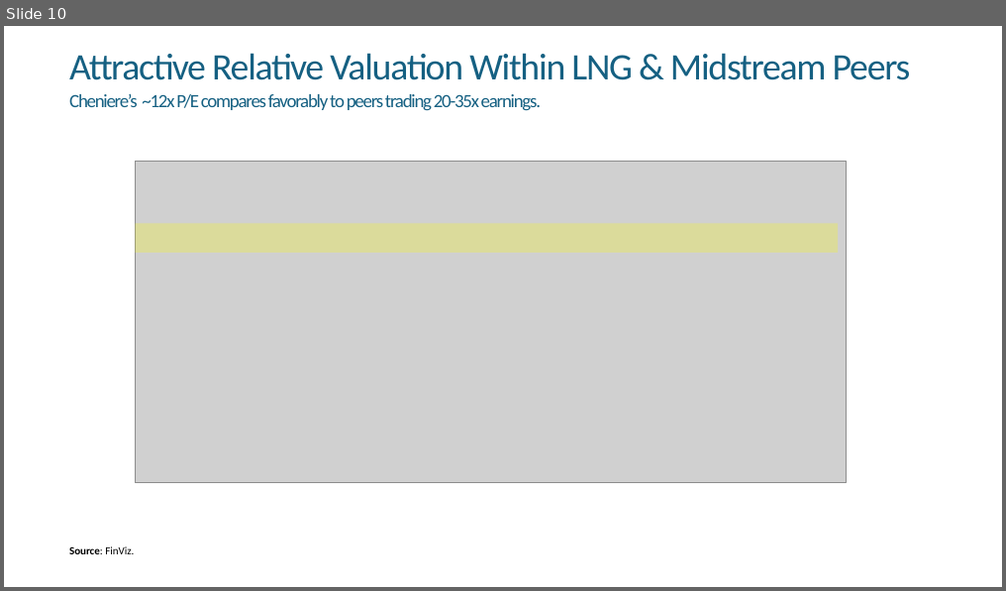
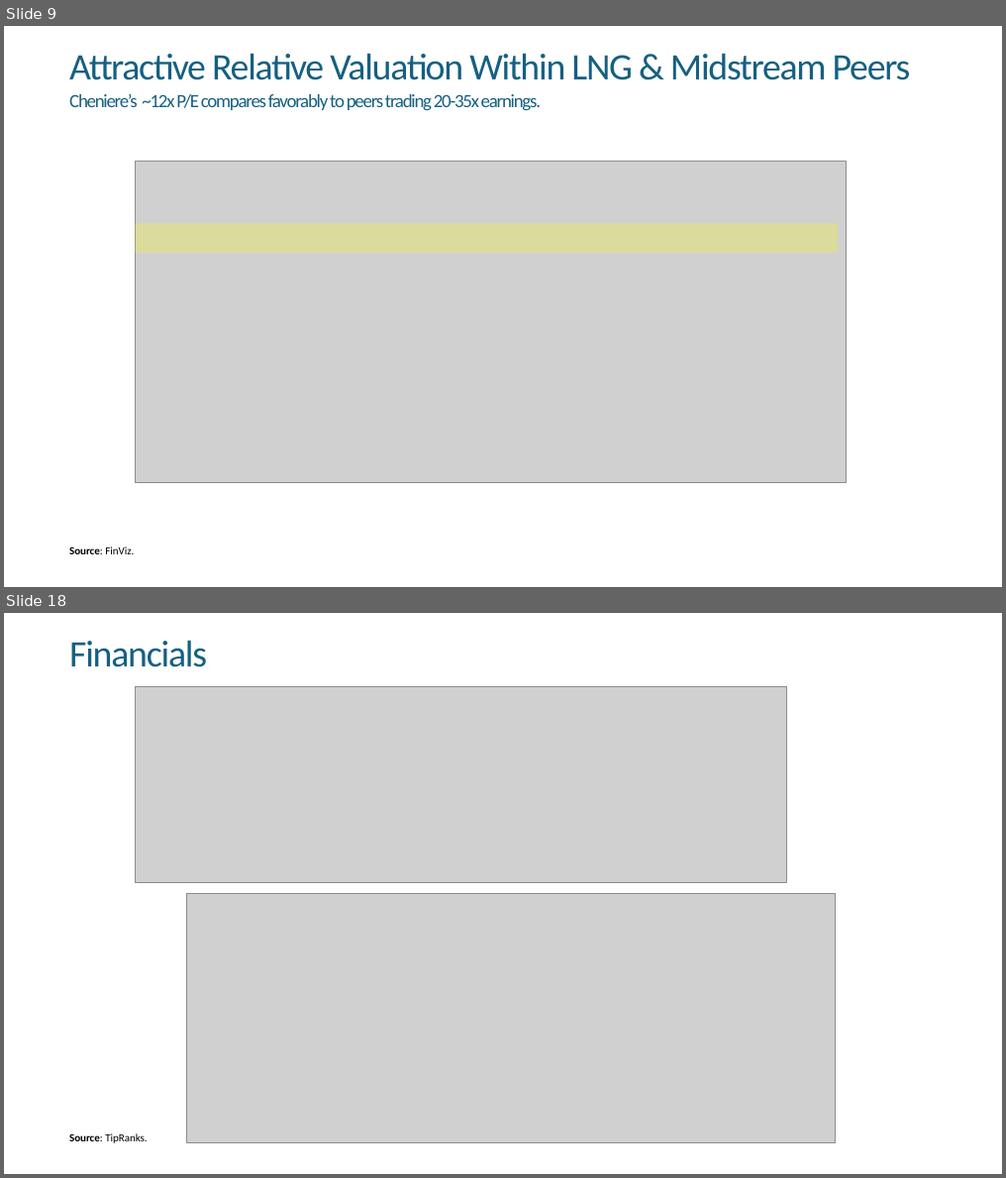
Before and after one commit to aleiva00/phoenix_stockpitch, a slide deck: Phoenix_StockPitch.pptx. Shown one above the other, each under a label of ours: slide 10 before the commit, slides 9 and 18 after it; the slides between them are not shown. The pictures are 1006x591 and 1006x1178 pixels, drawn with LibreOffice and Linux fonts; fonts in the diff are those of the drawing; grey boxes stand for pictures. Boxes give left, top, right and bottom in pixels: in the first picture for what was removed or moved away, otherwise in the second. Text is boxed around its words. In the diff, an @@ line names an element or a change of style, - is before the commit and + after.

```diff
--- a/Phoenix_StockPitch.pptx
+++ b/Phoenix_StockPitch.pptx
@@ slide 18 added at (4, 613, 1002, 1174), background #FFFFFF @@
@@ title added at (69, 640, 207, 667), 36 pt, text #156082 @@
+Financials
@@ picture added at (135, 686, 786, 882) @@
@@ picture added at (187, 894, 835, 1143) @@
@@ text added at (69, 1134, 147, 1144), 10.5 pt, text #000000 @@
+Source: TipRanks.
@@ what was slide 10 is now slide 9 @@
```
Also in this commit, not shown: 1 slide changed, 6 other slides added, 3 slides removed, 8 other files.
